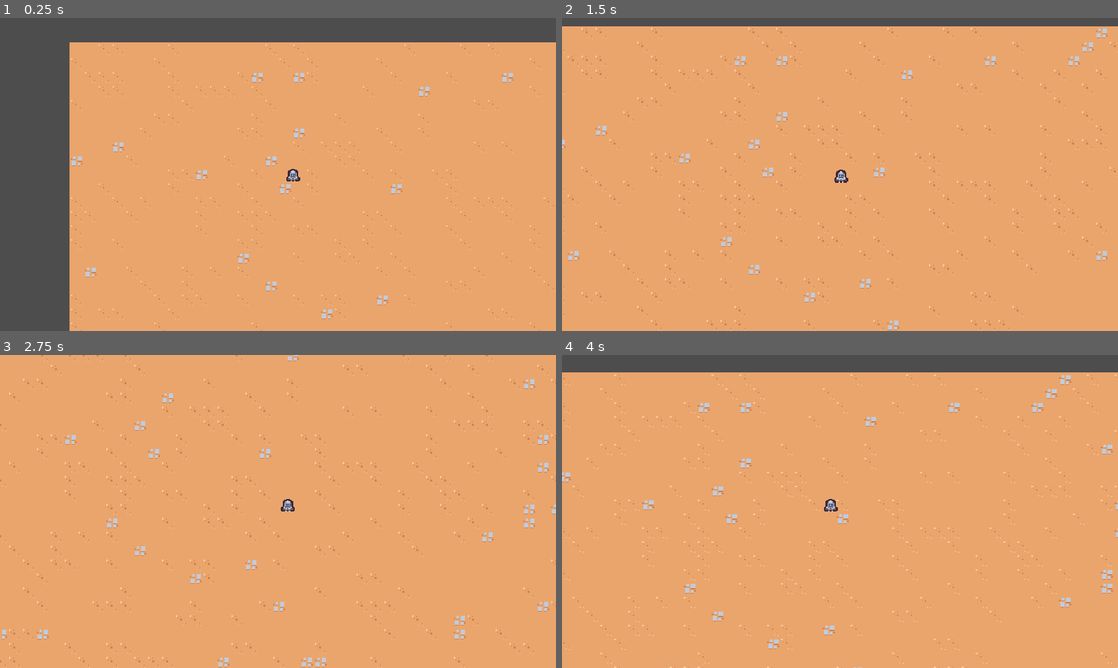
Above: before the commit, frames 1-4 (two rows, left to right).
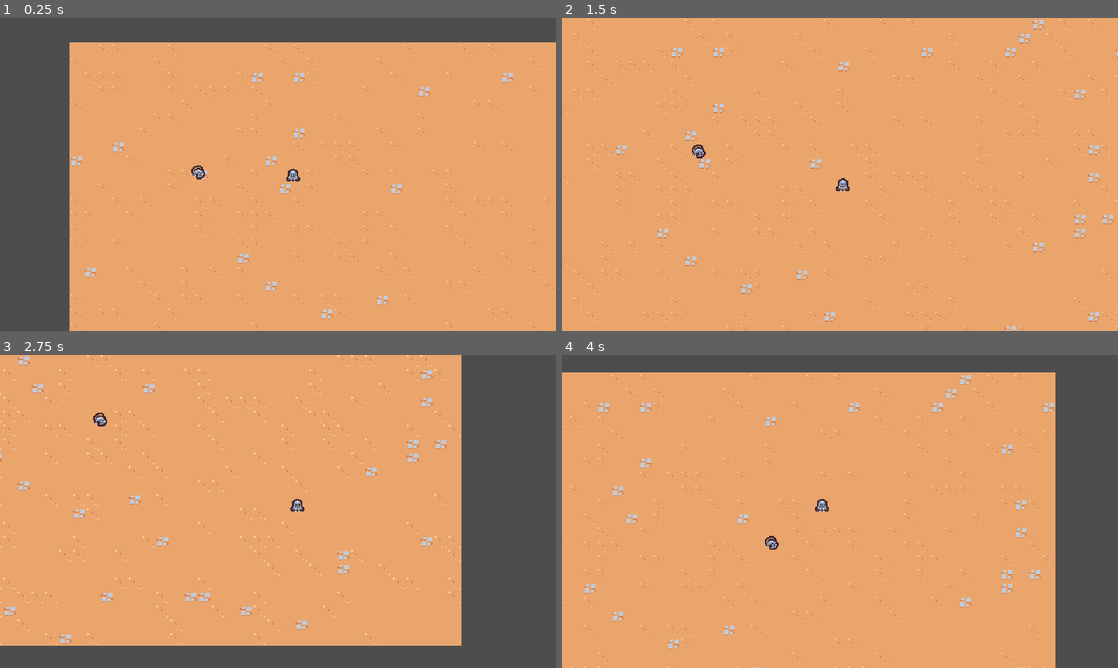
Above: after the commit, the same moments.

Repository: rprav-n/2D-Survivors-Style-Game
Game: Godot game, scene res://scenes/main/main.tscn
Two runs of this game, one before a commit and one after it. Both use one fixed random seed, a clock stepped at 60 frames per second and the inputs below.
Inputs:
- Up to frame 1 (0.25 s): no input
- Up to frame 2 (1.5 s): hold D (move_right) 0.53-1.28 s; hold S (move_down) from 1.28 s (still down)
- Up to frame 3 (2.75 s): release S (move_down) at 2.03 s; hold D (move_right) from 2.03 s (still down)
- Up to frame 4 (4 s): release D (move_right) at 2.78 s; hold W (move_up) 2.78-3.53 s; hold Left (move_left) from 3.53 s (still down)

The runs differ from the first frame. In frame 1, less than 0.1% of the frame differs, in the area x 34-37%, y 47-52%; in frame 2, 6.4%; in frame 3, 26%, in the area x 0-100%, y 0-100%; in frame 4, 14%.

Commit message:
Creating a rat enemy

Diff:
--- a/project.godot
+++ b/project.godot
@@ -50,6 +50,12 @@
 ]
 }
 
+[layer_names]
+
+2d_physics/layer_1="Terrain"
+2d_physics/layer_2="Player"
+2d_physics/layer_3="Enemy"
+
 [rendering]
 
 textures/canvas_textures/default_texture_filter=0
--- /dev/null
+++ b/scenes/basic_enemy/basic_enemy.gd
@@ -0,0 +1,17 @@
+extends CharacterBody2D
+
+class_name BasicEnemy
+
+const MAX_SPEED: int = 75
+
+
+func _process(_delta: float) -> void:
+	var direction: Vector2 = get_direction_to_player()
+	velocity = direction * MAX_SPEED
+	move_and_slide()
+
+
+func get_direction_to_player() -> Vector2:
+	var player: Player = get_tree().get_first_node_in_group("player") as Player
+	if !is_instance_valid(player): return Vector2.ZERO
+	return (player.global_position - global_position).normalized()
--- /dev/null
+++ b/scenes/basic_enemy/basic_enemy.tscn
@@ -0,0 +1,20 @@
+[gd_scene load_steps=4 format=3 uid="uid://40po7bphxfqo"]
+
+[ext_resource type="Texture2D" uid="uid://dt0hevxiqva4y" path="res://scenes/basic_enemy/basic_enemy.png" id="1_av45i"]
+[ext_resource type="Script" path="res://scenes/basic_enemy/basic_enemy.gd" id="1_gw5xw"]
+
+[sub_resource type="CircleShape2D" id="CircleShape2D_wonel"]
+radius = 6.0
+
+[node name="BasicEnemy" type="CharacterBody2D"]
+collision_layer = 4
+motion_mode = 1
+script = ExtResource("1_gw5xw")
+
+[node name="Sprite2D" type="Sprite2D" parent="."]
+texture = ExtResource("1_av45i")
+offset = Vector2(0, -4)
+
+[node name="CollisionShape2D" type="CollisionShape2D" parent="."]
+position = Vector2(0, -2)
+shape = SubResource("CircleShape2D_wonel")
--- a/scenes/main/main.tscn
+++ b/scenes/main/main.tscn
@@ -1,8 +1,9 @@
-[gd_scene load_steps=4 format=3 uid="uid://stu8jaa7e34b"]
+[gd_scene load_steps=5 format=3 uid="uid://stu8jaa7e34b"]
 
 [ext_resource type="PackedScene" uid="uid://c5fs3kt8jleqe" path="res://scenes/game_camera/game_camera.tscn" id="1_f8a7d"]
 [ext_resource type="TileSet" uid="uid://be30pah2onuvf" path="res://resources/tile_set.tres" id="1_tjjma"]
 [ext_resource type="PackedScene" uid="uid://21c4v1u2x55t" path="res://scenes/player/player.tscn" id="1_uw2hb"]
+[ext_resource type="PackedScene" uid="uid://40po7bphxfqo" path="res://scenes/basic_enemy/basic_enemy.tscn" id="4_l33rc"]
 
 [node name="Main" type="Node"]
 
@@ -15,3 +16,6 @@
 
 [node name="Player" parent="." instance=ExtResource("1_uw2hb")]
 position = Vector2(209, 96)
+
+[node name="BasicEnemy" parent="." instance=ExtResource("4_l33rc")]
+position = Vector2(81, 88)
--- a/scenes/player/player.gd
+++ b/scenes/player/player.gd
@@ -2,7 +2,7 @@
 
 class_name Player
 
-const MAX_SPEED: int = 100
+const MAX_SPEED: int = 200
 
 func  _ready() -> void:
 	pass
--- a/scenes/player/player.tscn
+++ b/scenes/player/player.tscn
@@ -7,6 +7,8 @@
 radius = 5.0
 
 [node name="Player" type="CharacterBody2D" groups=["player"]]
+collision_layer = 2
+motion_mode = 1
 script = ExtResource("1_raj11")
 
 [node name="Sprite2D" type="Sprite2D" parent="."]
Binary file added: scenes/basic_enemy/basic_enemy.png
Not shown, added: scenes/basic_enemy/basic_enemy.png.import
